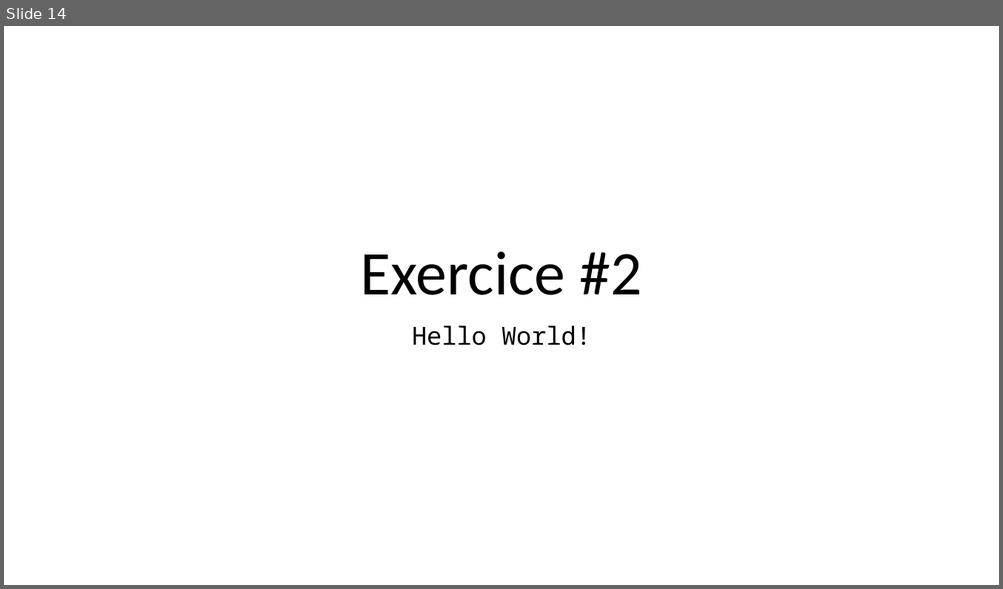
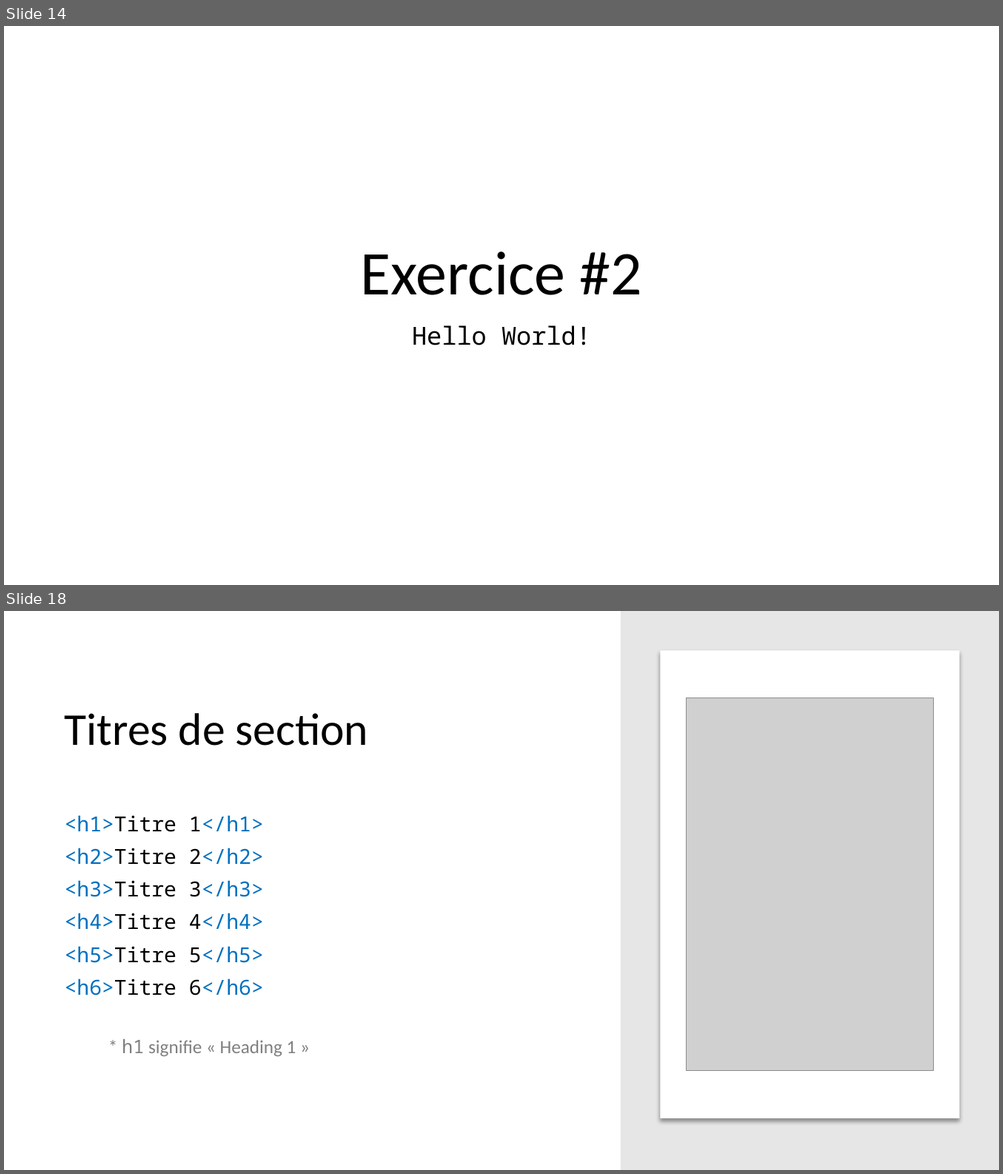
Before and after one commit to fragmatyc/SAAQ, a slide deck: HTML/1. Présentation/Cours HTML - v1.0.pptx. Shown one above the other, each under a label of ours: slide 14 before the commit, slides 14 and 18 after it; the slides between them are not shown. The pictures are 1003x589 and 1003x1174 pixels, drawn with LibreOffice and Linux fonts; fonts in the diff are those of the drawing; grey boxes stand for pictures. Boxes give left, top, right and bottom in pixels: in the first picture for what was removed or moved away, otherwise in the second. Text is boxed around its words. In the diff, an @@ line names an element or a change of style, - is before the commit and + after.

```diff
--- a/HTML/1. Présentation/Cours HTML - v1.0.pptx
+++ b/HTML/1. Présentation/Cours HTML - v1.0.pptx
@@ slide 18 added at [4, 611, 999, 1170], background #FFFFFF @@
@@ rectangle added at [620, 611, 999, 1170], fill #E7E6E6 @@
@@ rounded rectangle added at [660, 650, 959, 1119], fill #FFFFFF @@
@@ picture added at [686, 698, 933, 1071] @@
@@ title added at [65, 713, 369, 746], 44 pt, text #000000 @@
+Titres de section
@@ text added at [65, 815, 264, 996], 20 pt, text #0070C0 @@
+<h1>Titre 1</h1>
+<h2>Titre 2</h2>
+<h3>Titre 3</h3>
+<h4>Titre 4</h4>
+<h5>Titre 5</h5>
+<h6>Titre 6</h6>
@@ text added at [122, 1039, 296, 1056], 18 pt, text #808080 @@
+* h1 signifie « Heading 1 »
```
Also in this commit, not shown: 5 slides changed, 28 other slides added, 2 other files.
